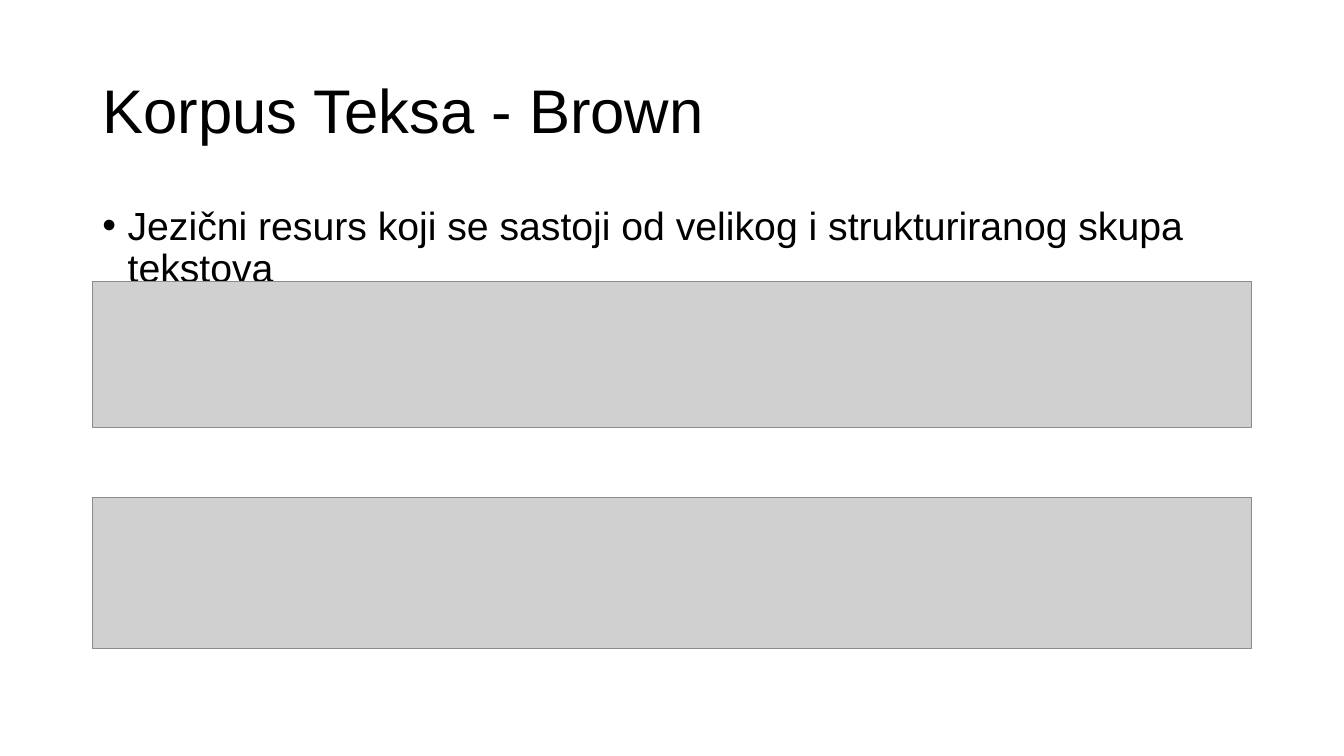
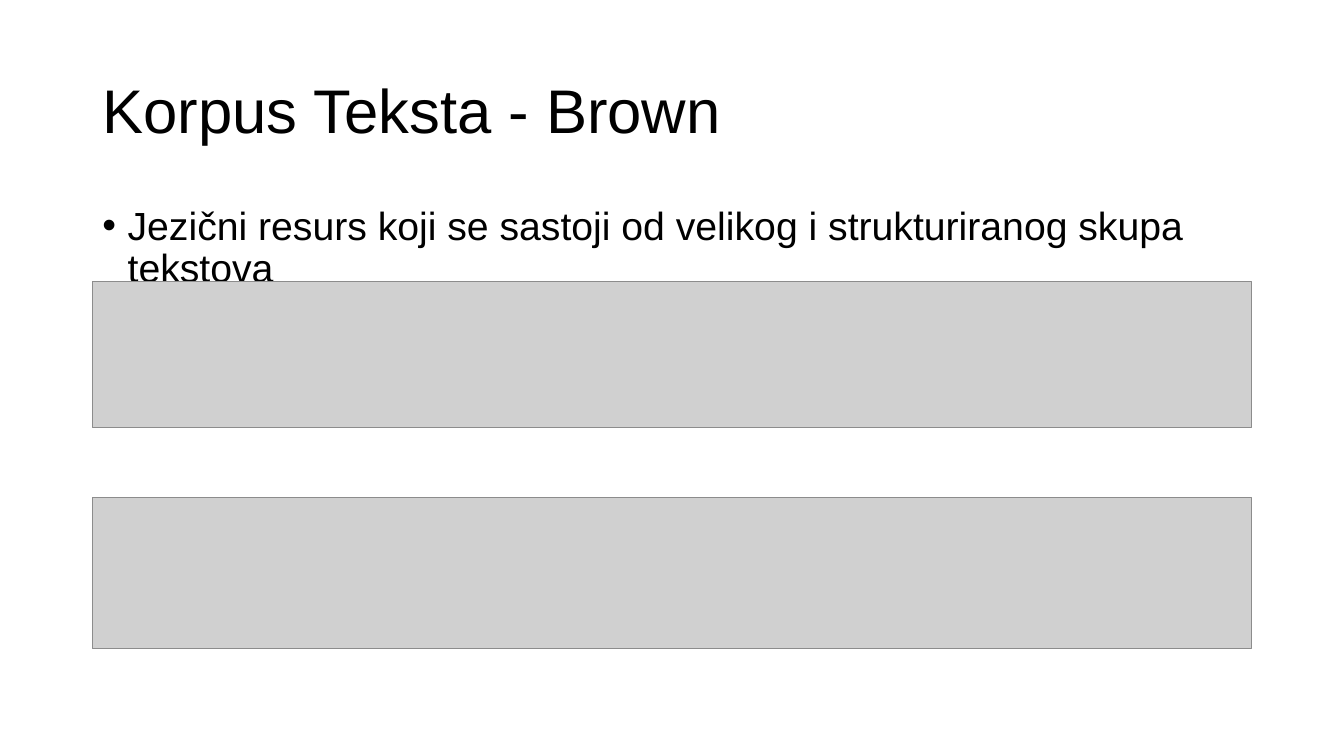
Before and after one commit to markobenjak/NoSQL, a slide deck: slide 11 of NoSQL_BigData_analitika.pptx. Drawn at 1344x756 pixels with LibreOffice and Linux fonts; fonts in the diff are those of the drawing; grey boxes stand for pictures. Boxes give left, top, right and bottom in pixels: in the first picture for what was removed or moved away, otherwise in the second. Text is boxed around its words. In the diff, an @@ line names an element or a change of style, - is before the commit and + after.

```diff
--- a/NoSQL_BigData_analitika.pptx
+++ b/NoSQL_BigData_analitika.pptx
@@ title at <box>102,88,720,145</box>: text changed @@
-Korpus Teksa - Brown
+Korpus Teksta - Brown
```
Also in this commit, not shown: 7 other slides changed.
